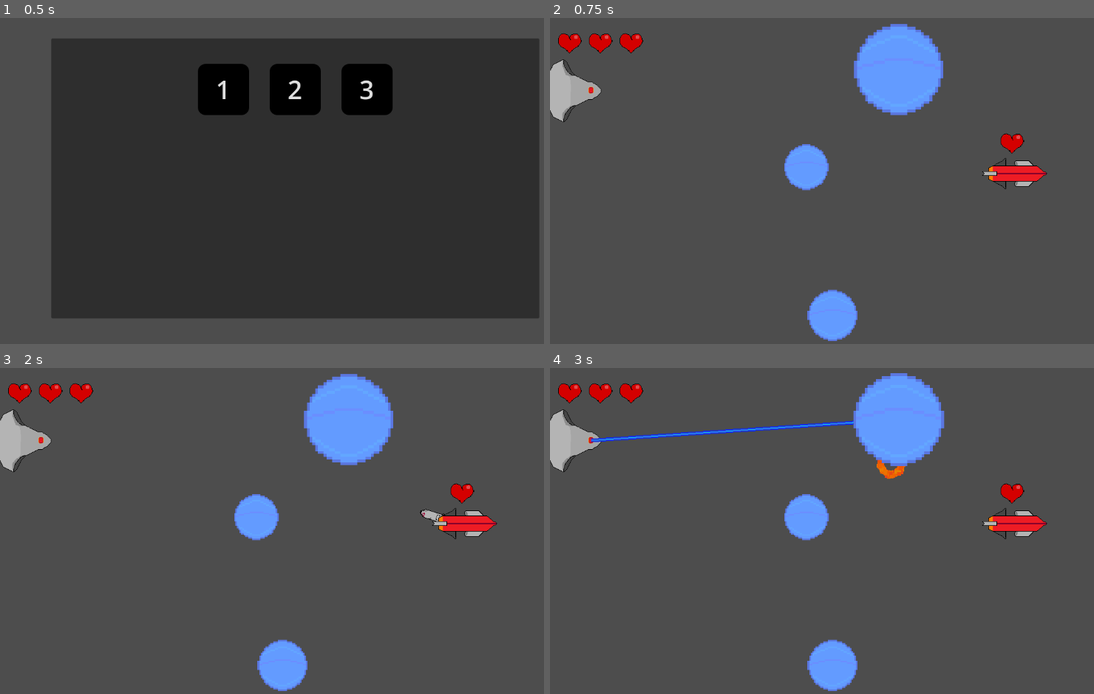
Above: before the commit, frames 1-4 (two rows, left to right).
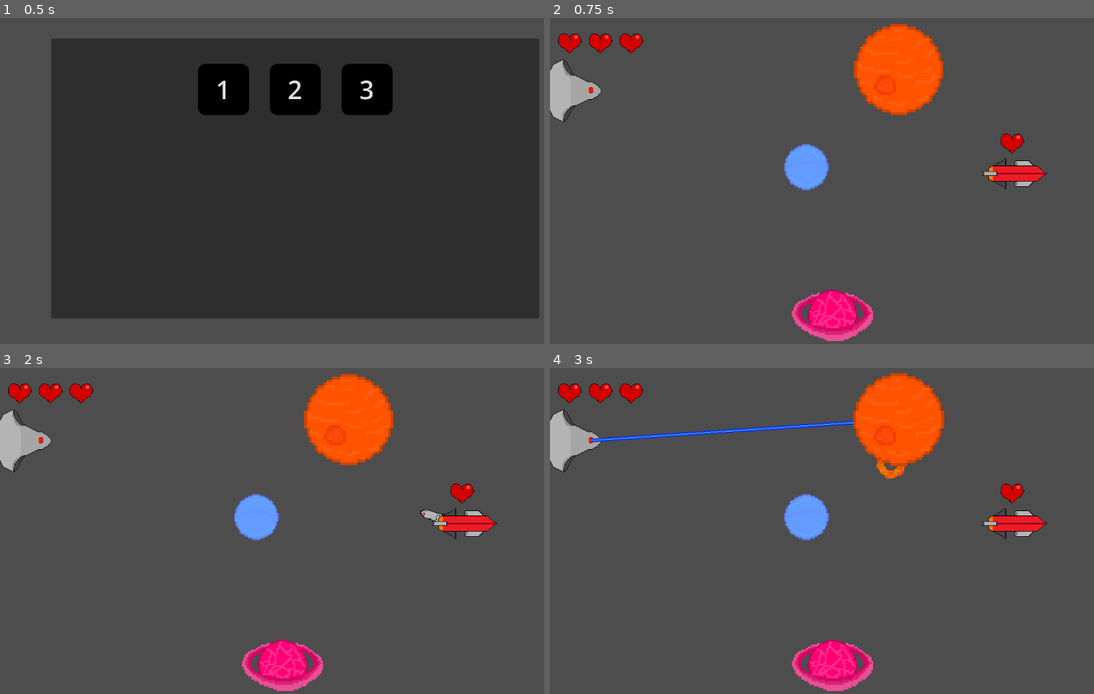
Above: after the commit, the same moments.

Repository: farkon00/GMTK2024
Game: Godot game, scene res://Main.tscn
The game is run twice, just before and just after one commit, with the same random seed, the same clock (stepped at 60 frames per second) and the same inputs.
Inputs (mouse positions are in pixels of both pictures, inside the frame that each line leads up to):
- Up to frame 1 (0.5 s): no input
- Up to frame 2 (0.75 s): click "1" at 0.5 s
- Up to frame 3 (2 s): tap Enter at 1.25 s; move the mouse to (424, 511) at 1.27 s; click (424, 511) at 1.42 s
- Up to frame 4 (3 s): move the mouse to (729, 544) at 2.02 s; click (729, 544) at 2.17 s; move the mouse to (903, 456) at 2.77 s; click (903, 456) at 2.92 s

Frame 1 is identical in both runs. In frame 2, 5.2% of the frame differs, in the area x 44-73%, y 1-100%; in frame 3, 5.2%; in frame 4, 5.3%.

Commit message:
Merge the level system and planet sprites

Diff:
--- a/Levels/level1.tscn
+++ b/Levels/level1.tscn
@@ -1,8 +1,10 @@
-[gd_scene load_steps=4 format=3 uid="uid://hjk2yrp438kv"]
+[gd_scene load_steps=6 format=3 uid="uid://hjk2yrp438kv"]
 
 [ext_resource type="PackedScene" uid="uid://c3y6cnuxa8eli" path="res://Nodes/player.tscn" id="1_c30l8"]
 [ext_resource type="PackedScene" uid="uid://dfc3dbdyunhqd" path="res://Nodes/enemy_ship.tscn" id="2_3pkgd"]
+[ext_resource type="Texture2D" uid="uid://uh1r8jktwble" path="res://Textures/Planets/Planet2.png" id="3_3f363"]
 [ext_resource type="PackedScene" uid="uid://bsbnxtfkejl3e" path="res://Nodes/planet.tscn" id="3_lmj3f"]
+[ext_resource type="Texture2D" uid="uid://cq0kny86uh14m" path="res://Textures/Planets/Planet3.png" id="4_h737j"]
 
 [node name="Level" type="Node2D"]
 metadata/level_id = 0
@@ -21,11 +23,21 @@
 mass = 1600.0
 laser_speed = 700.0
 
+[node name="Sprite2D" parent="Planets/Planet2" index="1"]
+texture = ExtResource("3_3f363")
+
 [node name="Planet3" parent="Planets" instance=ExtResource("3_lmj3f")]
 position = Vector2(550, 592)
 mass = 500.0
 laser_speed = 700.0
 
+[node name="Sprite2D" parent="Planets/Planet3" index="1"]
+texture = ExtResource("4_h737j")
+
 [node name="EnemyShips" type="Node" parent="."]
 
 [node name="EnemyShip" parent="EnemyShips" instance=ExtResource("2_3pkgd")]
+
+[editable path="Planets/Planet"]
+[editable path="Planets/Planet2"]
+[editable path="Planets/Planet3"]
--- a/Levels/level2.tscn
+++ b/Levels/level2.tscn
@@ -1,8 +1,10 @@
-[gd_scene load_steps=4 format=3 uid="uid://dbagmxdk5mime"]
+[gd_scene load_steps=6 format=3 uid="uid://dbagmxdk5mime"]
 
 [ext_resource type="PackedScene" uid="uid://c3y6cnuxa8eli" path="res://Nodes/player.tscn" id="1_1h0ng"]
 [ext_resource type="PackedScene" uid="uid://dfc3dbdyunhqd" path="res://Nodes/enemy_ship.tscn" id="2_vdhlw"]
+[ext_resource type="Texture2D" uid="uid://cq0kny86uh14m" path="res://Textures/Planets/Planet3.png" id="3_fa1rk"]
 [ext_resource type="PackedScene" uid="uid://bsbnxtfkejl3e" path="res://Nodes/planet.tscn" id="3_fph74"]
+[ext_resource type="Texture2D" uid="uid://uh1r8jktwble" path="res://Textures/Planets/Planet2.png" id="4_m050o"]
 
 [node name="Level" type="Node2D"]
 metadata/level_id = 1
@@ -17,10 +19,16 @@
 mass = 400.0
 laser_speed = 700.0
 
+[node name="Sprite2D" parent="Planets/Planet" index="1"]
+texture = ExtResource("3_fa1rk")
+
 [node name="Planet2" parent="Planets" instance=ExtResource("3_fph74")]
 position = Vector2(502, 91)
 mass = 1600.0
 laser_speed = 700.0
+
+[node name="Sprite2D" parent="Planets/Planet2" index="1"]
+texture = ExtResource("4_m050o")
 
 [node name="Planet3" parent="Planets" instance=ExtResource("3_fph74")]
 position = Vector2(618, 609)
@@ -44,3 +52,8 @@
 [node name="EnemyShip3" parent="EnemyShips" instance=ExtResource("2_vdhlw")]
 position = Vector2(720, 179)
 rotation = -0.324077
+
+[editable path="Planets/Planet"]
+[editable path="Planets/Planet2"]
+[editable path="Planets/Planet3"]
+[editable path="Planets/Planet4"]
